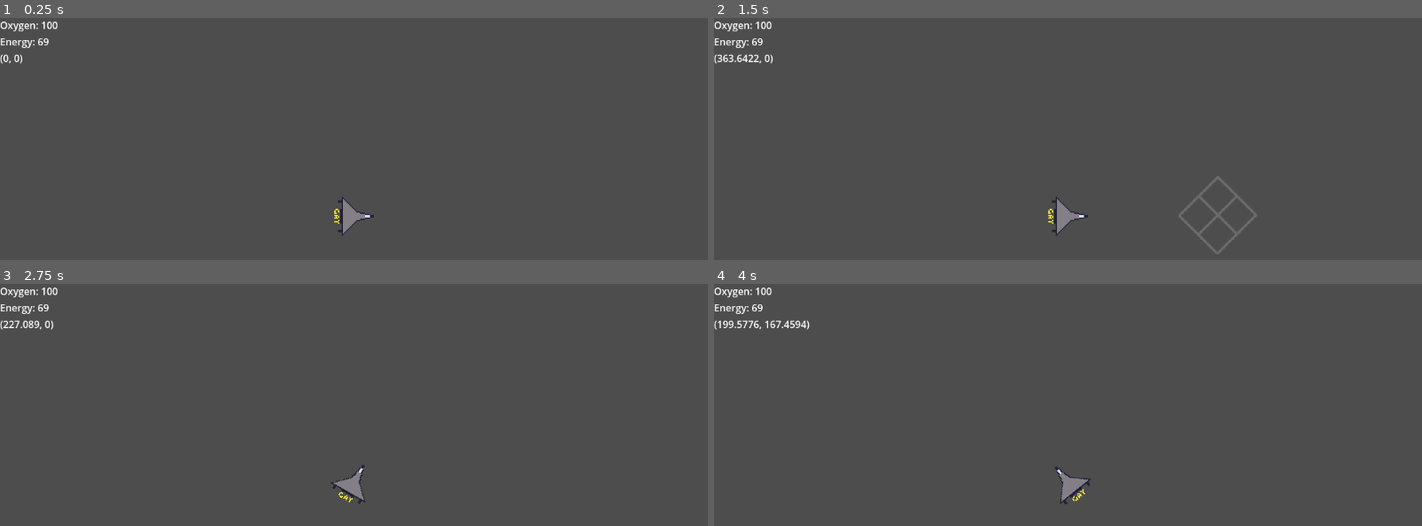
Above: before the commit, frames 1-4 (two rows, left to right).
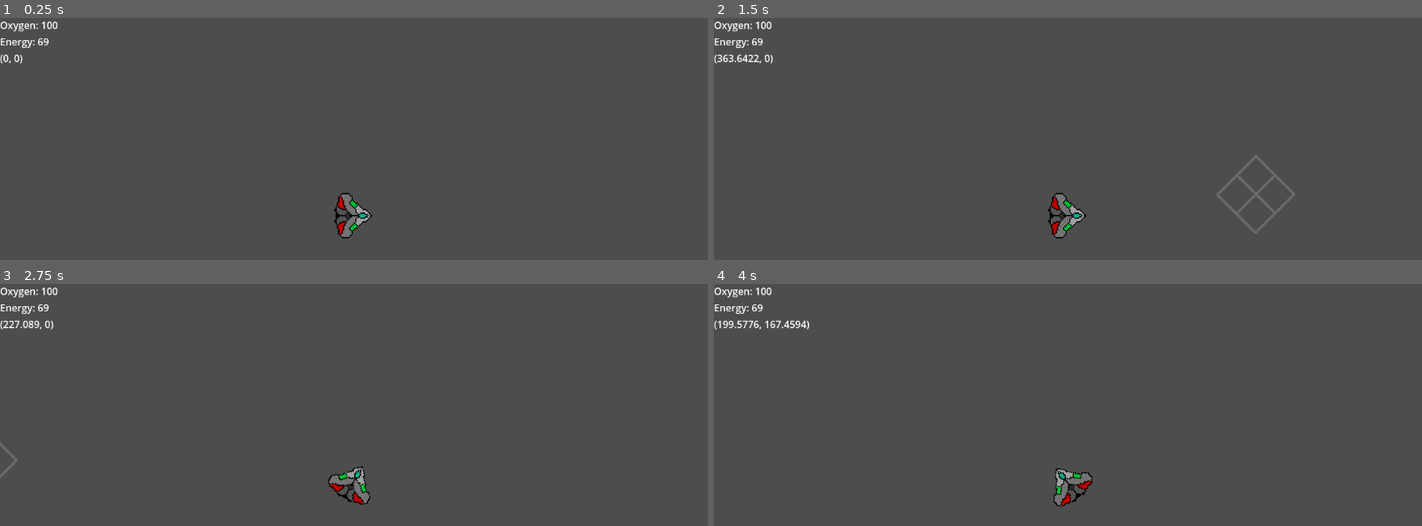
Above: after the commit, the same moments.

Repository: CapybaraIsSwagDev/EndIsNear
Game: Godot game, scene res://World.tscn
The game is run twice, just before and just after one commit, with the same random seed, the same clock (stepped at 60 frames per second) and the same inputs.
Inputs:
- Up to frame 1 (0.25 s): no input
- Up to frame 2 (1.5 s): tap Enter at 0.5 s; hold W (up) from 0.53 s (still down)
- Up to frame 3 (2.75 s): release W (up) at 2.03 s; hold A (left) from 2.03 s (still down)
- Up to frame 4 (4 s): release A (left) at 3.53 s; hold S (down) from 3.53 s (still down)

The runs differ from the first frame. In frame 1, 0.5% of the frame differs, in the area x 47-53%, y 72-92%; in frame 2, 1.2%, in the area x 47-83%, y 56-98%; in frame 3, 0.5%; in frame 4, 0.5%.

Commit message:
ship

Diff:
--- /dev/null
+++ b/Node2D.gd
@@ -0,0 +1,11 @@
+extends Node2D
+
+
+# Called when the node enters the scene tree for the first time.
+func _ready():
+	pass # Replace with function body.
+
+
+# Called every frame. 'delta' is the elapsed time since the previous frame.
+func _process(delta):
+	pass
--- a/World.tscn
+++ b/World.tscn
@@ -12,6 +12,6 @@
 [node name="CanvasLayer" parent="." instance=ExtResource("3_1q4xd")]
 
 [node name="Body" parent="." instance=ExtResource("1_q84tc")]
-position = Vector2(567, 311)
+position = Vector2(536, 328)
 
 [connection signal="UpdateStats" from="Body" to="CanvasLayer" method="_on_body_update_stats"]
--- /dev/null
+++ b/enemy.tscn
@@ -0,0 +1,10 @@
+[gd_scene load_steps=3 format=3 uid="uid://cdb7u3qx80wvu"]
+
+[ext_resource type="Script" path="res://Node2D.gd" id="1_pj8f2"]
+[ext_resource type="Texture2D" uid="uid://bai3kqds64nxr" path="res://assets/Ship.png" id="2_lit5n"]
+
+[node name="Node2D" type="Node2D"]
+script = ExtResource("1_pj8f2")
+
+[node name="Sprite2D" type="Sprite2D" parent="."]
+texture = ExtResource("2_lit5n")
--- /dev/null
+++ b/node_2d.tscn
@@ -0,0 +1,3 @@
+[gd_scene format=3 uid="uid://cx8p64wvov5gc"]
+
+[node name="Node2D" type="Node2D"]
--- a/player.tscn
+++ b/player.tscn
@@ -4,18 +4,17 @@
 [ext_resource type="Script" path="res://player.gd" id="1_4pb27"]
 
 [sub_resource type="RectangleShape2D" id="RectangleShape2D_hoe66"]
-size = Vector2(26, 30)
+size = Vector2(6.4, 7.4)
 
 [node name="Body" type="CharacterBody2D"]
 script = ExtResource("1_4pb27")
 
 [node name="Collision" type="CollisionShape2D" parent="."]
-position = Vector2(15, 0)
+position = Vector2(-1, -0.499999)
 scale = Vector2(5, 5)
 shape = SubResource("RectangleShape2D_hoe66")
 
 [node name="Sprite" type="Sprite2D" parent="."]
-rotation = 1.5708
 texture = ExtResource("1_0yk3g")
 
 [node name="Camera2D" type="Camera2D" parent="."]
Binary file changed: assets/PlayerShip.png
Binary file added: assets/Ship.png
Not shown, added: assets/Ship.png.import
